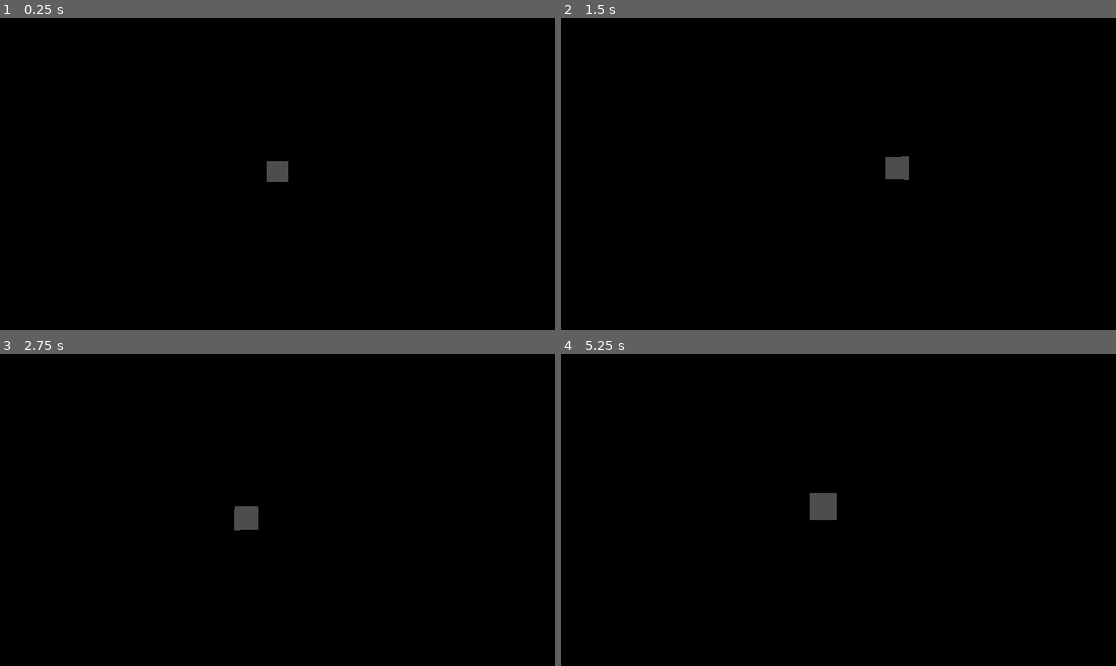
Above: before the commit, frames 1-4 (two rows, left to right).
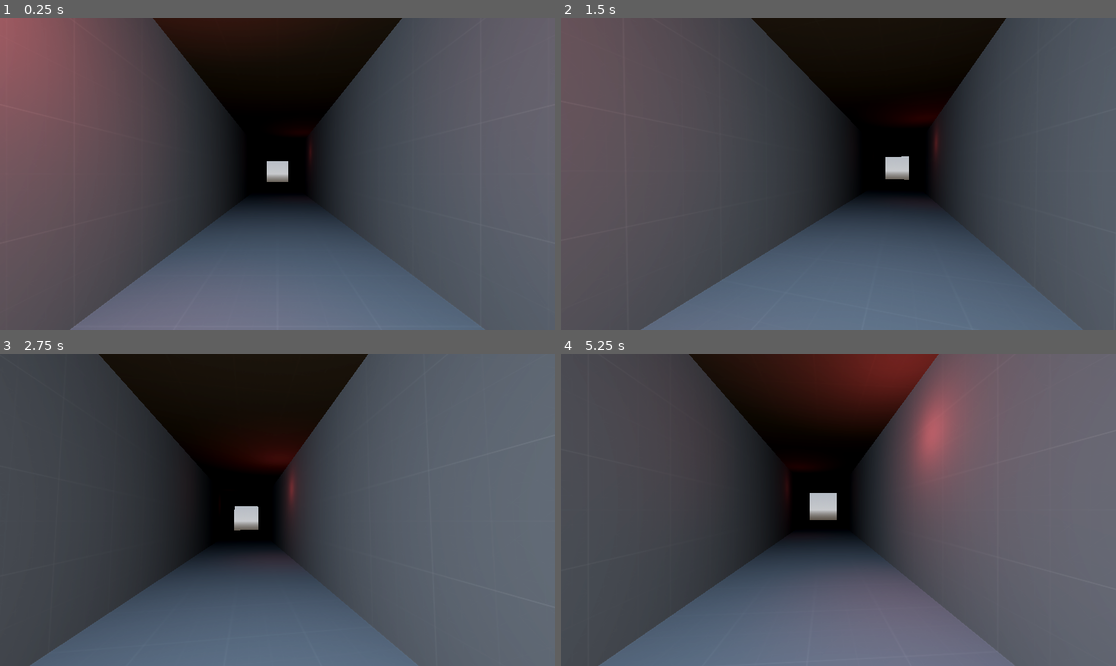
Above: after the commit, the same moments.

Repository: Bigaston/LDJam55
Game: Godot game, scene res://scenes/game/level.tscn
The game is run twice, just before and just after one commit, with the same random seed, the same clock (stepped at 60 frames per second) and the same inputs.
Inputs (mouse positions are in pixels of both pictures, inside the frame that each line leads up to):
- Up to frame 1 (0.25 s): no input
- Up to frame 2 (1.5 s): tap Enter at 0.5 s; move the mouse to (866, 174) at 0.52 s; hold W (move_forward) from 0.53 s (still down); move the mouse to (810, 174) at 1.27 s
- Up to frame 3 (2.75 s): keep holding W (move_forward); move the mouse to (288, 503) at 2.02 s
- Up to frame 4 (5.25 s): keep holding W (move_forward); move the mouse to (832, 516) at 2.77 s; move the mouse to (877, 513) at 3.52 s; move the mouse to (794, 506) at 4.27 s; move the mouse to (844, 510) at 5.02 s

The runs differ from the first frame. In frame 1, 90% of the frame differs, in the area x 0-100%, y 0-100%; in frame 2, 86%; in frame 3, 88%; in frame 4, 93%.

Commit message:
Add du fog samer

Diff:
--- a/objects/terrain.tscn
+++ b/objects/terrain.tscn
@@ -1,21 +1,27 @@
-[gd_scene load_steps=7 format=3 uid="uid://dig1yvww3j8q6"]
+[gd_scene load_steps=8 format=3 uid="uid://dig1yvww3j8q6"]
+
+[ext_resource type="Material" uid="uid://duba4yd4ge04h" path="res://resources/materials/proto_material.tres" id="1_dcdxs"]
 
 [sub_resource type="PlaneMesh" id="PlaneMesh_jjsdw"]
+material = ExtResource("1_dcdxs")
 size = Vector2(4, 20)
 
 [sub_resource type="BoxShape3D" id="BoxShape3D_rf6yl"]
 size = Vector3(4, 1, 20)
 
 [sub_resource type="QuadMesh" id="QuadMesh_shiqx"]
+material = ExtResource("1_dcdxs")
 size = Vector2(20, 4)
 
 [sub_resource type="BoxShape3D" id="BoxShape3D_svn5j"]
 size = Vector3(20, 4, 1)
 
 [sub_resource type="QuadMesh" id="QuadMesh_sdrxf"]
+material = ExtResource("1_dcdxs")
 size = Vector2(20, 4)
 
 [sub_resource type="PlaneMesh" id="PlaneMesh_tolos"]
+material = ExtResource("1_dcdxs")
 size = Vector2(4, 20)
 
 [node name="Terrain" type="Node3D"]
@@ -53,3 +59,13 @@
 [node name="Ceil" type="MeshInstance3D" parent="."]
 transform = Transform3D(1, 0, 0, 0, -1, 8.74228e-08, 0, -8.74228e-08, -1, 0, 4, 0)
 mesh = SubResource("PlaneMesh_tolos")
+
+[node name="OmniLight3D" type="OmniLight3D" parent="."]
+transform = Transform3D(1, 0, 0, 0, 1, 0, 0, 0, 1, -1.28909, 2.81567, 8.01601)
+light_color = Color(0.784314, 0.247059, 0.25098, 1)
+omni_range = 4.25808
+
+[node name="OmniLight3D2" type="OmniLight3D" parent="."]
+transform = Transform3D(1, 0, 0, 0, 1, 0, 0, 0, 1, 1.52398, 2.81567, -3.31067)
+light_color = Color(0.784314, 0.247059, 0.25098, 1)
+omni_range = 4.25808
--- /dev/null
+++ b/resources/materials/proto_material.tres
@@ -0,0 +1,7 @@
+[gd_resource type="StandardMaterial3D" load_steps=2 format=3 uid="uid://duba4yd4ge04h"]
+
+[ext_resource type="Texture2D" uid="uid://b4h17mh386uyt" path="res://resources/textures/texture_04.png" id="1_6qwhw"]
+
+[resource]
+albedo_texture = ExtResource("1_6qwhw")
+uv1_triplanar = true
--- a/scenes/game/level.tscn
+++ b/scenes/game/level.tscn
@@ -1,12 +1,31 @@
-[gd_scene load_steps=5 format=3 uid="uid://c68seuu055u1q"]
+[gd_scene load_steps=8 format=3 uid="uid://c68seuu055u1q"]
 
 [ext_resource type="Script" path="res://scenes/game/level.gd" id="1_81kyg"]
 [ext_resource type="PackedScene" uid="uid://dig1yvww3j8q6" path="res://objects/terrain.tscn" id="1_p3bju"]
 [ext_resource type="PackedScene" uid="uid://ge5vudlmrbfh" path="res://objects/Player.tscn" id="1_p5c63"]
 [ext_resource type="Script" path="res://scripts/scenes/TerrainContainer.gd" id="3_jbmto"]
 
+[sub_resource type="ProceduralSkyMaterial" id="ProceduralSkyMaterial_8anhs"]
+sky_horizon_color = Color(0.64625, 0.65575, 0.67075, 1)
+ground_horizon_color = Color(0.64625, 0.65575, 0.67075, 1)
+
+[sub_resource type="Sky" id="Sky_4go48"]
+sky_material = SubResource("ProceduralSkyMaterial_8anhs")
+
+[sub_resource type="Environment" id="Environment_q02r5"]
+background_mode = 2
+sky = SubResource("Sky_4go48")
+tonemap_mode = 2
+glow_enabled = true
+fog_enabled = true
+fog_light_color = Color(0, 0, 0, 1)
+fog_density = 0.3
+
 [node name="Level" type="Node3D"]
 script = ExtResource("1_81kyg")
+
+[node name="WorldEnvironment" type="WorldEnvironment" parent="."]
+environment = SubResource("Environment_q02r5")
 
 [node name="Player" parent="." instance=ExtResource("1_p5c63")]
 transform = Transform3D(1, 0, 0, 0, 1, 0, 0, 0, 1, 0, 1.23599, -1)
Binary file added: resources/textures/texture_04.png
Not shown, added: resources/textures/texture_04.png.import
